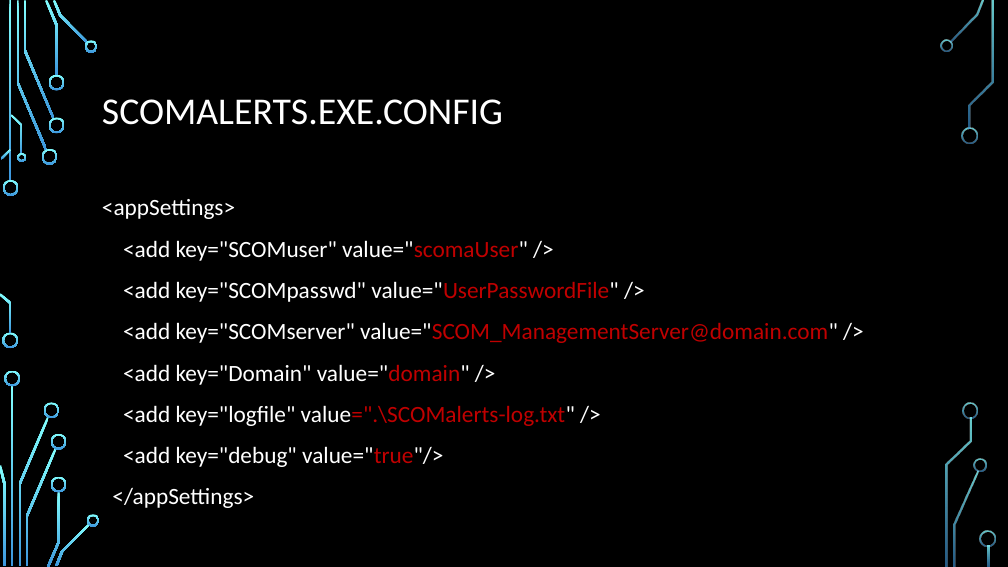
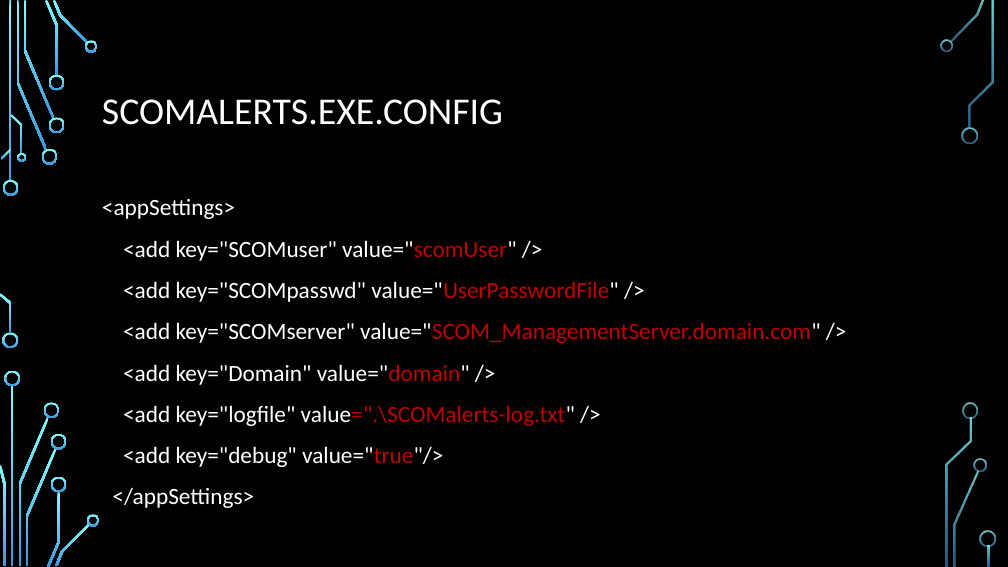
Before and after one commit to dpsmith005/SCOMAlerts, a slide deck: slide 4 of SCOMalertsFiles/SCOMAlerts_Flow.pptx. Drawn at 1008x567 pixels with LibreOffice and Linux fonts; fonts in the diff are those of the drawing; background and template pictures are left out. Boxes give left, top, right and bottom in pixels: in the first picture for what was removed or moved away, otherwise in the second. Text is boxed around its words. In the diff, an @@ line names an element or a change of style, - is before the commit and + after.

```diff
--- a/SCOMalertsFiles/SCOMAlerts_Flow.pptx
+++ b/SCOMalertsFiles/SCOMAlerts_Flow.pptx
@@ text at (x1=123, y1=240, x2=517, y2=261): text changed @@
-<add key="SCOMuser" value="scomaUser" />
+<add key="SCOMuser" value="scomUser" />
@@ text at (x1=123, y1=322, x2=821, y2=343): text changed @@
-<add key="SCOMserver" value="SCOM_ManagementServer@domain.com" />
+<add key="SCOMserver" value="SCOM_ManagementServer.domain.com" />
```
Also in this commit, not shown: 1 other slide changed, 3 other files.
